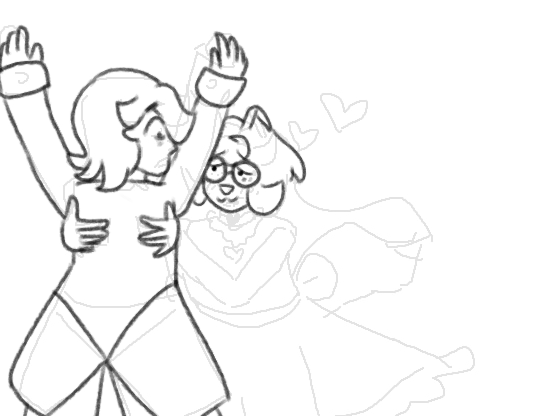
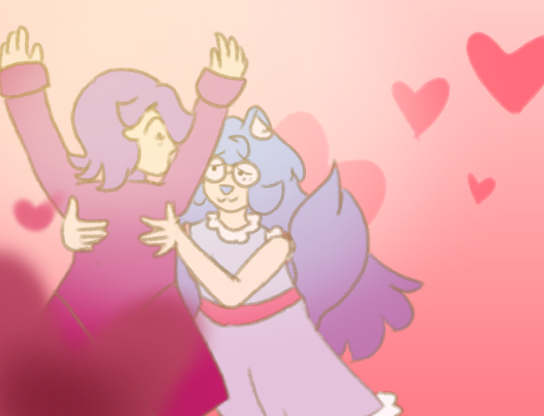
The second 544×416 image is a revision of the first. Changes to its layers:
pixels changed over [0,0,544,416] (layer not identified)
